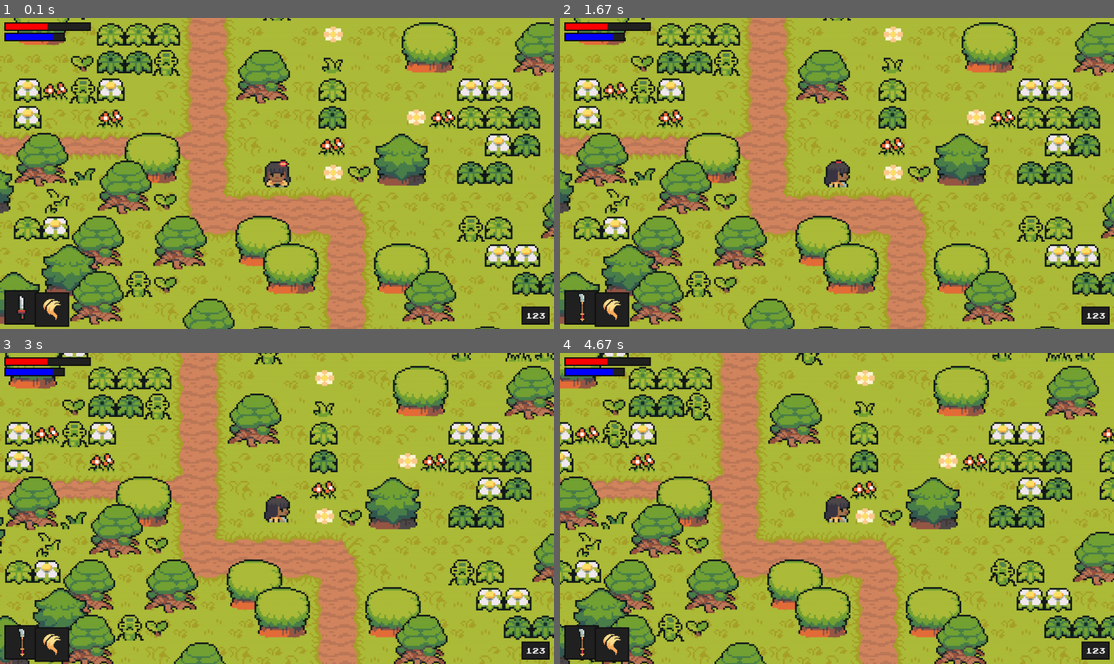
Above: before the commit, frames 1-4 (two rows, left to right).
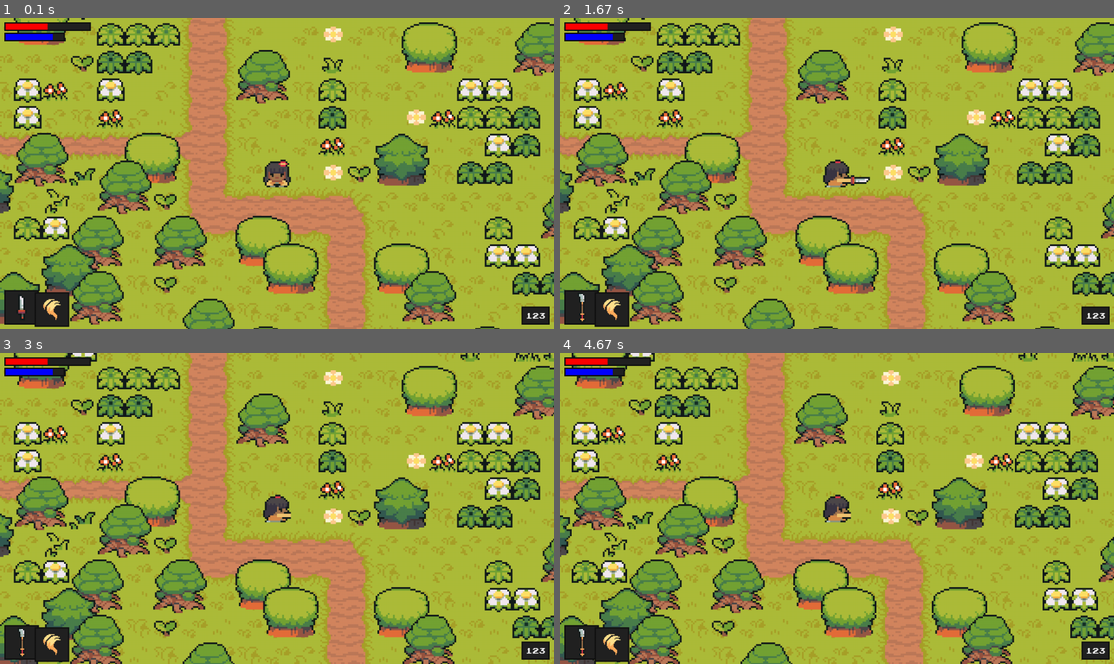
Above: after the commit, the same moments.

Repository: GhoshAditi/MLHGW_PyGame_Zelda
Game: pygame game, started from code/main.py
Same seed, same stepped clock (60 frames per second), same inputs: the game is played once before the commit and once after it.
Inputs:
- Up to frame 1 (0.1 s): no input
- Up to frame 2 (1.67 s): tap Space at 0.33, 0.82 s; hold Q 0.67-1.13 s; hold Right 0.67-1.13 s; tap Ctrl at 0.73, 1.03 s
- Up to frame 3 (3 s): hold Up 1.67-2.13 s; tap Ctrl at 1.73, 2.03, 2.23, 2.53 s; hold Right 2.17-2.63 s; tap Space at 2.32 s
- Up to frame 4 (4.67 s): hold Left 3-3.4 s; tap Ctrl at 3.07, 3.37, 3.9, 4.2 s; hold Right 3.83-4.47 s; tap E at 3.98 s

The runs differ from the first frame. In frame 1, 0.9% of the frame differs, in the area x 12-88%, y 0-100%; in frame 2, 1.2%; in frame 3, 36%; in frame 4, 50%, in the area x 0-100%, y 0-100%.

Commit message:
player enemy interaction

Diff:
--- a/code/enemy.py
+++ b/code/enemy.py
@@ -36,6 +36,11 @@
 		self.can_attack = True
 		self.attack_time = None
 		self.attack_cooldown = 400
+
+		#invincibility timer
+		self.vulnerable = False
+		self.hit_time = None
+		self.invincibility_duration = 300
 
 	def import_graphics(self,name):
 		self.animations = {'idle':[],'move':[],'attack':[]}
@@ -93,11 +98,32 @@
 			current_time = pygame.time.get_ticks()
 			if current_time - self.attack_time >= self.attack_cooldown:
 				self.can_attack = True
+		if self.vulnerable:
+			if current_time - self.hit_time >= self.invincibility_duration:
+				self.vulnerable = True
 
+	def get_damage(self, player, attack_type):  # Added "self" parameter
+		if self.vulnerable:
+			if attack_type == 'weapon':
+				self.health -= player.get_full_weapon_damage()
+			else:
+				pass
+				#magic damage
+			self.hit_time = pygame.time.get.ticks()
+			self.vulnerable = False
+
+	def check_death(self):
+		if self.health <= 0:
+			self.kill()
+	def hit_reaction(self):
+		if not self.vulnerable:
+			self.direction
 	def update(self):
 		self.move(self.speed)
+		self.cooldown()
 		self.animate()
-		self.cooldown()
+		self.kill()
+		self.check_death()
 
 	def enemy_update(self,player):
 		self.get_status(player)
--- a/code/level.py
+++ b/code/level.py
@@ -21,6 +21,8 @@
 
 		# attack sprites
 		self.current_attack = None
+		self.attack_sprites = pygame.sprite.Group()
+		self.attackable_sprites = pygame.sprite.Group()
 
 		# sprite setup
 		self.create_map()
@@ -50,7 +52,7 @@
 							Tile((x,y),[self.obstacle_sprites],'invisible')
 						if style == 'grass':
 							random_grass_image = choice(graphics['grass'])
-							Tile((x,y),[self.visible_sprites,self.obstacle_sprites],'grass',random_grass_image)
+							Tile((x,y),[self.visible_sprites,self.obstacle_sprites,self.attackable_sprites],'grass',random_grass_image)
 
 						if style == 'object':
 							surf = graphics['objects'][int(col)]
@@ -70,11 +72,13 @@
 								elif col == '391': monster_name = 'spirit'
 								elif col == '392': monster_name ='raccoon'
 								else: monster_name = 'squid'
-								Enemy(monster_name,(x,y),[self.visible_sprites],self.obstacle_sprites)
+								enemy = Enemy(monster_name,(x,y),[self.visible_sprites,self.attackable_sprites],self.obstacle_sprites)
+								self.visible_sprites.add(enemy)
+								self.attackable_sprites.add(enemy)
 
 	def create_attack(self):
 
-		self.current_attack = Weapon(self.player,[self.visible_sprites])
+		self.current_attack = Weapon(self.player,[self.visible_sprites,self.attack_sprites])
 
 	def create_magic(self,style,strength,cost):
 		print(style)
@@ -86,11 +90,22 @@
 			self.current_attack.kill()
 		self.current_attack = None
 
+	def player_attack_logic(self):
+		if self.attack_sprites:
+			for attack_sprites in self.attack_sprites:
+				collision_sprites = pygame.sprite.spritecollide(attack_sprites, self.attackable_sprites, False)
+				if collision_sprites:
+					for target_sprite in collision_sprites:
+						if target_sprite.sprite_type == 'grass':
+							target_sprite.kill()
+						else:
+							target_sprite.get_damage(self.player, attack_sprites.sprite_type)
 	def run(self):
 		# update and draw the game
 		self.visible_sprites.custom_draw(self.player)
 		self.visible_sprites.update()
 		self.visible_sprites.enemy_update(self.player)
+		self.player_attack_logic()
 		self.ui.display(self.player)
 
 
--- a/code/player.py
+++ b/code/player.py
@@ -136,7 +136,7 @@
 		current_time = pygame.time.get_ticks()
 
 		if self.attacking:
-			if current_time - self.attack_time >= self.attack_cooldown:
+			if current_time - self.attack_time >= self.attack_cooldown + weapon_data[self.weapon]['cooldown']:
 				self.attacking = False
 				self.destroy_attack()
 
@@ -160,6 +160,11 @@
 		self.image = animation[int(self.frame_index)]
 		self.rect = self.image.get_rect(center = self.hitbox.center)
 
+	def get_full_weapon_damage(self):
+		base_damage = self.stats['attack']
+		weapon_damage = weapon_data[self.weapon]['damage']
+		return base_damage+weapon_damage
+
 	def update(self):
 		self.input()
 		self.cooldowns()
